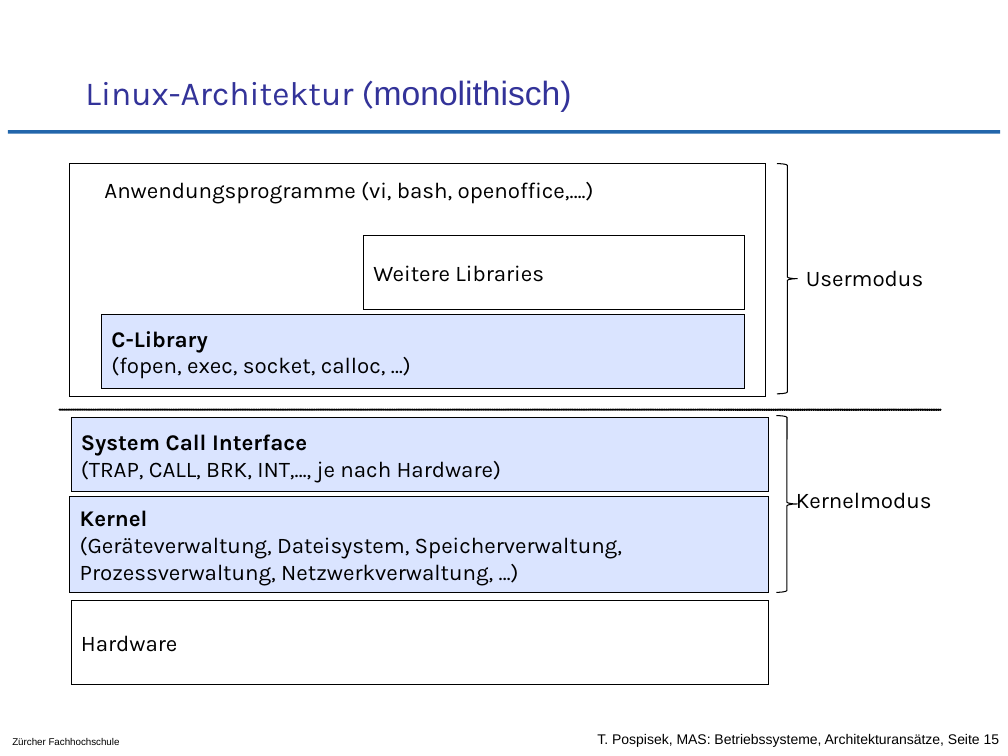
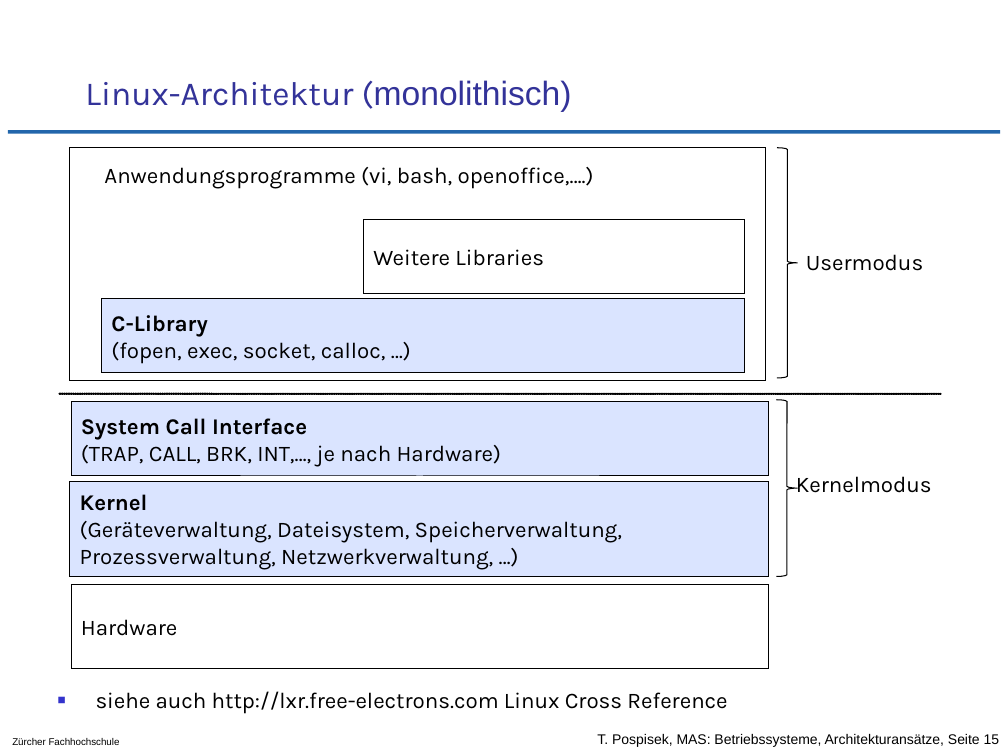
Before and after one commit to tpo/betriebssysteme, a slide deck: slide 15 of 02-2_Architekturansätze.odp. Drawn at 1008x756 pixels with LibreOffice and Linux fonts; fonts in the diff are those of the drawing; background and template pictures are left out. Boxes give left, top, right and bottom in pixels: in the first picture for what was removed or moved away, otherwise in the second. Text is boxed around its words. In the diff, an @@ line names an element or a change of style, - is before the commit and + after.

```diff
--- a/02-2_Architekturansätze.odp
+++ b/02-2_Architekturansätze.odp
@@ 6 rectangles, 3 texts, 2 right braces, 1 line: place and size @@
-6 rectangles, 3 texts, 2 right braces, 1 line at box(59, 163, 940, 683)
+6 rectangles, 3 texts, 2 right braces, 1 line at box(59, 148, 940, 668)
@@ text added at box(96, 691, 727, 714), 16 pt, text #000000 @@
+■ siehe auch http://lxr.free-electrons.com Linux Cross Reference
```
Also in this commit, not shown: 4 other slides changed, 15 other files.
